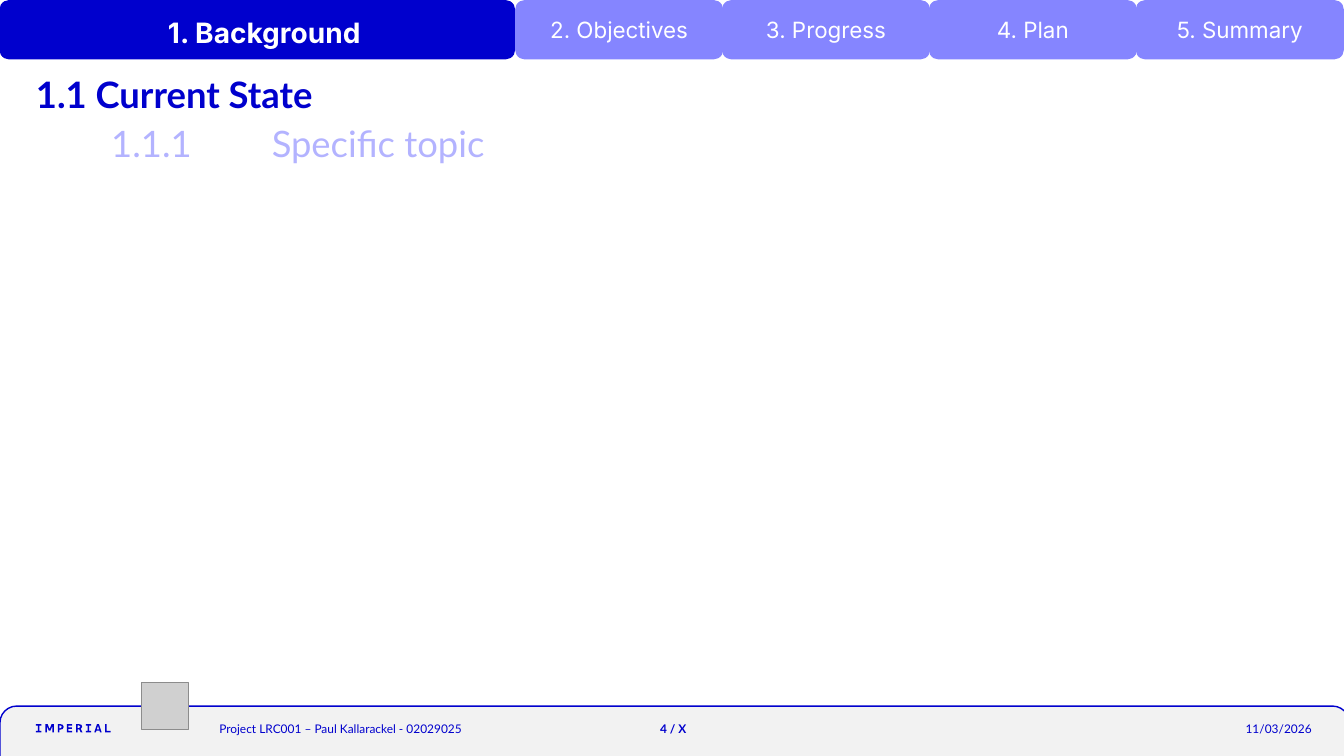
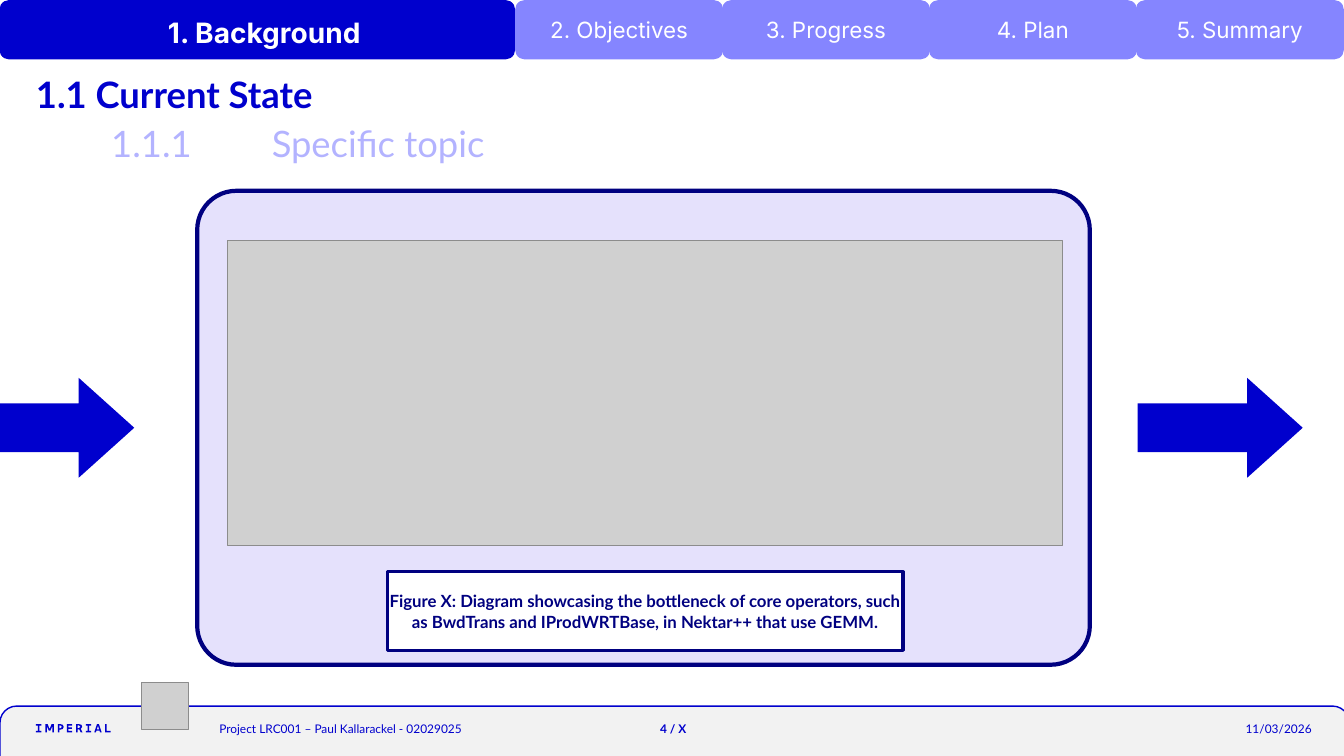
Before and after one commit to krackalackel02/FYP-Interim, a slide deck: slide 4 of Interim.pptm. Drawn at 1344x756 pixels with LibreOffice and Linux fonts; fonts in the diff are those of the drawing; grey boxes stand for pictures; background and template pictures are left out. Boxes give left, top, right and bottom in pixels: in the first picture for what was removed or moved away, otherwise in the second. Text is boxed around its words. In the diff, an @@ line names an element or a change of style, - is before the commit and + after.

```diff
--- a/Interim.pptm
+++ b/Interim.pptm
@@ rounded rectangle added at bbox=[198, 191, 1091, 664], fill #E5E1FC, outline #000080 3 pt @@
@@ picture added at bbox=[228, 240, 1064, 545] @@
@@ right arrow added at bbox=[0, 378, 134, 478], fill #0000CD @@
@@ right arrow added at bbox=[1138, 378, 1304, 478], fill #0000CD @@
@@ rectangle added at bbox=[387, 572, 903, 650], fill #FFFFFF, outline #000080 2.25 pt, 12 pt, text #000080, bold @@
+Figure X: Diagram showcasing the bottleneck of core operators, such as BwdTrans and IProdWRTBase, in Nektar++ that use GEMM.
```
Also in this commit, not shown: 3 other slides changed, 1 slide removed, 4 other files.
